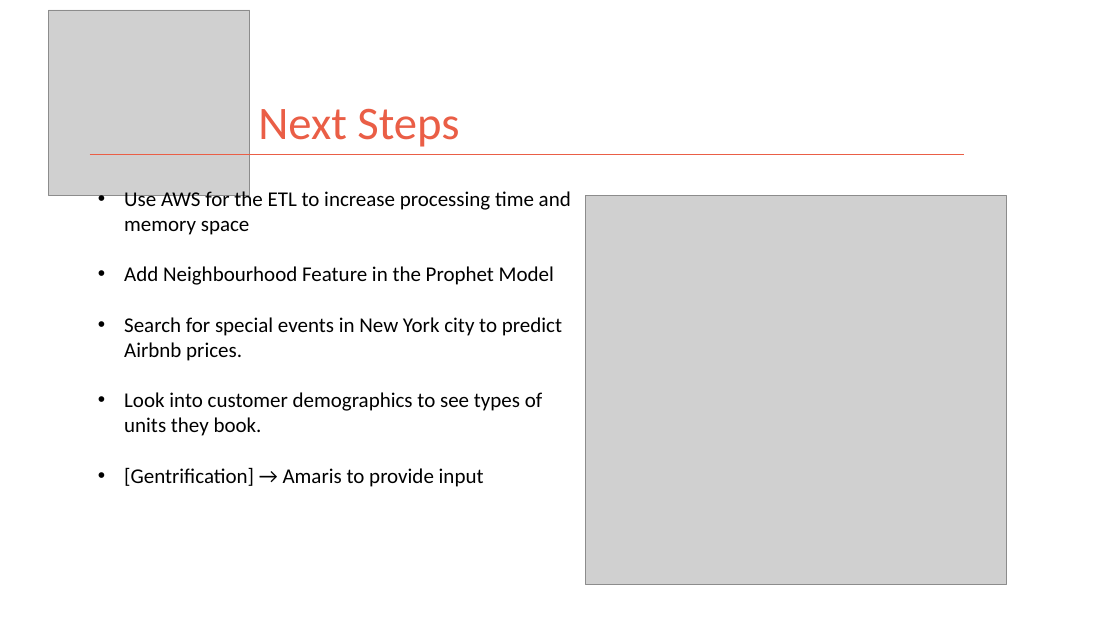
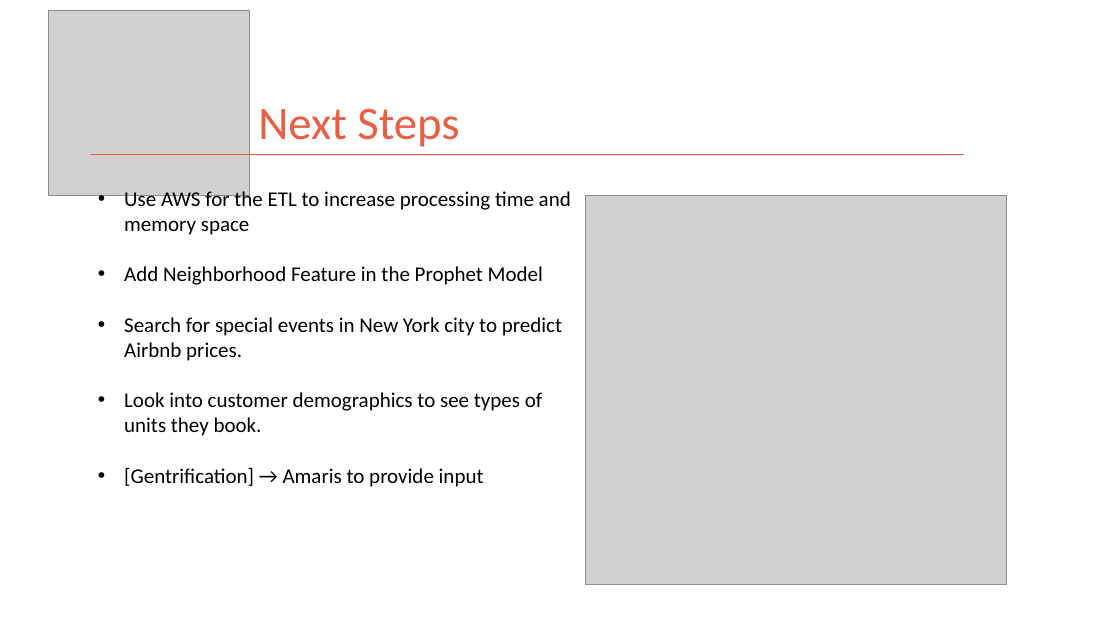
Before and after one commit to kman4/AirbnbPredictions, a slide deck: slide 23 of Airbnb Price Predictions (Model).pptx. Drawn at 1120x630 pixels with LibreOffice and Linux fonts; fonts in the diff are those of the drawing; grey boxes stand for pictures. Boxes give left, top, right and bottom in pixels: in the first picture for what was removed or moved away, otherwise in the second. Text is boxed around its words. In the diff, an @@ line names an element or a change of style, - is before the commit and + after.

Commit message:
Update

```diff
--- a/Airbnb Price Predictions (Model).pptx
+++ b/Airbnb Price Predictions (Model).pptx
@@ text at (x1=124, y1=266, x2=543, y2=285): text changed @@
-• Add Neighbourhood Feature in the Prophet Model
+• Add Neighborhood Feature in the Prophet Model
```
Also in this commit, not shown: 1 other slide changed.
